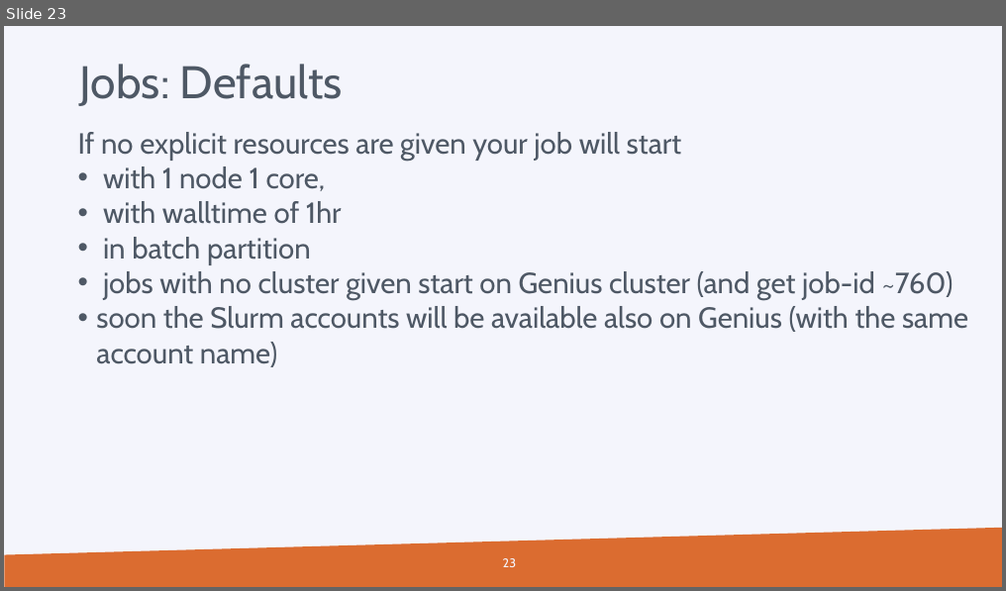
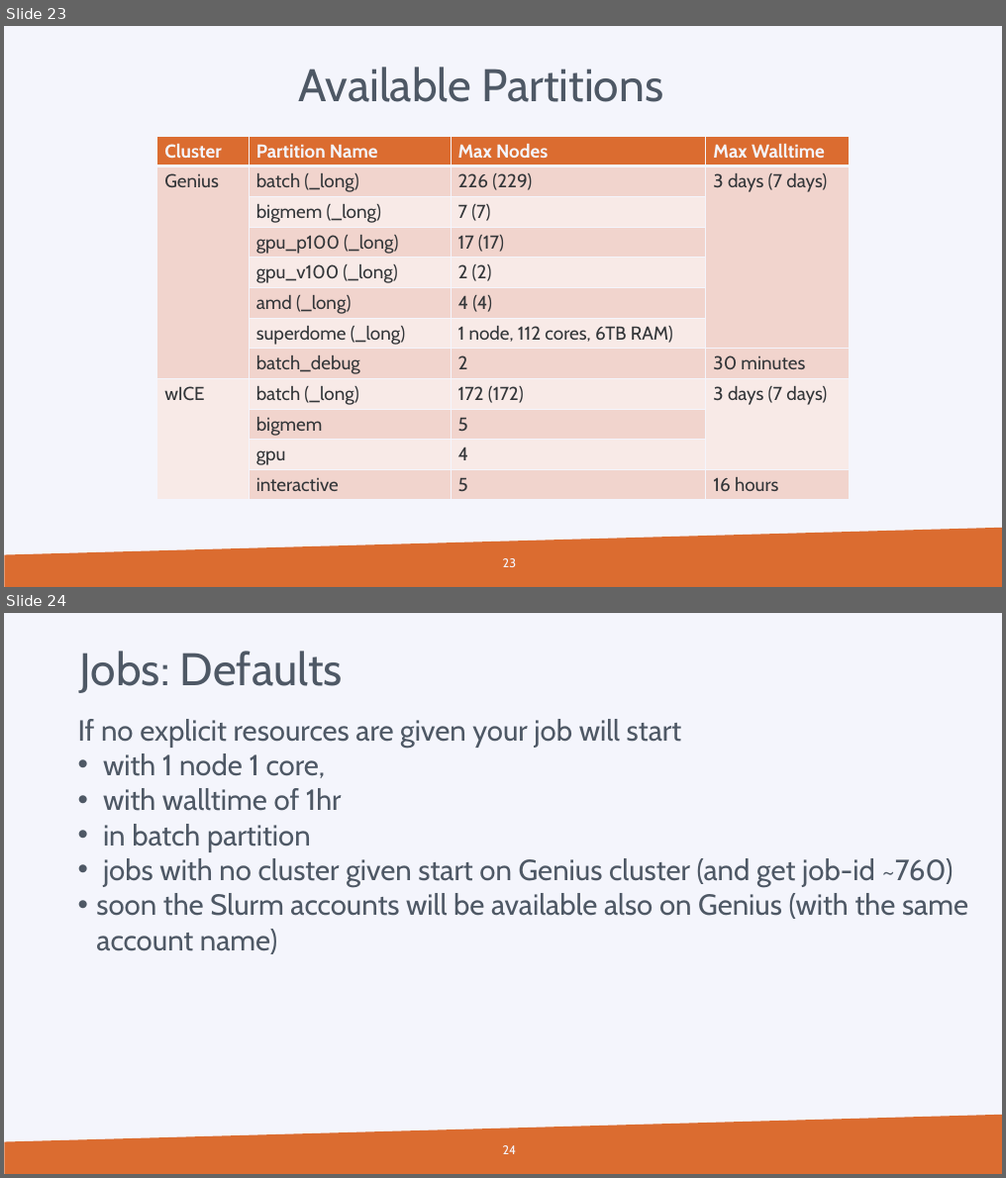
Before and after one commit to hpcleuven/Slurm-lunchbox, a slide deck: Slurm_Lunchbox.pptx. Shown one above the other, each under a label of ours: slide 23 before the commit, slides 23 and 24 after it. The pictures are 1006x591 and 1006x1178 pixels, drawn with LibreOffice and Linux fonts; fonts in the diff are those of the drawing; background and template pictures are left out. Boxes give left, top, right and bottom in pixels: in the first picture for what was removed or moved away, otherwise in the second. Text is boxed around its words. In the diff, an @@ line names an element or a change of style, - is before the commit and + after.

Commit message:
adapted to Genius post-migration setup

```diff
--- a/Slurm_Lunchbox.pptx
+++ b/Slurm_Lunchbox.pptx
@@ slide 23 added at <box>4,26,1002,587</box>, background #F4F5FC; not listed: 1 template element that a slide beside it also shows @@
@@ text added at <box>299,67,663,102</box>, 44 pt, text #4E5865 @@
+Available Partitions
@@ table added at <box>157,136,849,500</box>, 12 rows, 4 columns @@
+Cluster | Partition Name | Max Nodes | Max Walltime
+Genius | batch (_long) | 226 (229) | 3 days (7 days)
+ | bigmem (_long) | 7 (7) | 
+ | gpu_p100 (_long) | 17 (17) | 
+ | gpu_v100 (_long) | 2 (2) | 
+ | amd (_long) | 4 (4) | 
+ | superdome (_long) | 1 node, 112 cores, 6TB RAM) | 
+ | batch_debug | 2 | 30 minutes
+wICE | batch (_long) | 172 (172) | 3 days (7 days)
+ | bigmem | 5 | 
+ | gpu | 4 | 
+ | interactive | 5 | 16 hours
@@ page number added at <box>503,559,516,568</box>, 12 pt, text #F4F5FC @@
+23
@@ what was slide 23 is now slide 24 @@
@@ page number at <box>503,1146,517,1155</box>: text changed @@
-23
+24
```
Also in this commit, not shown: 6 slides changed.
